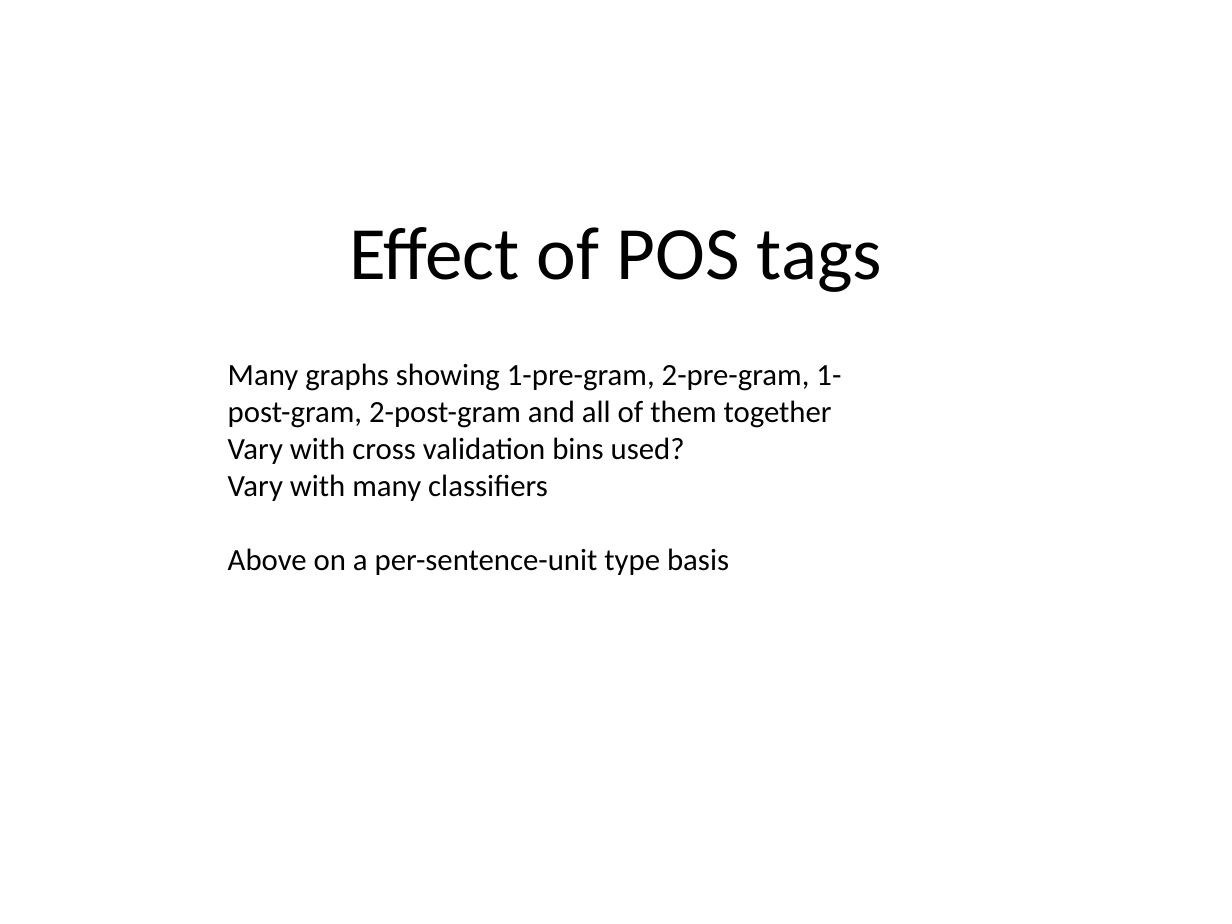
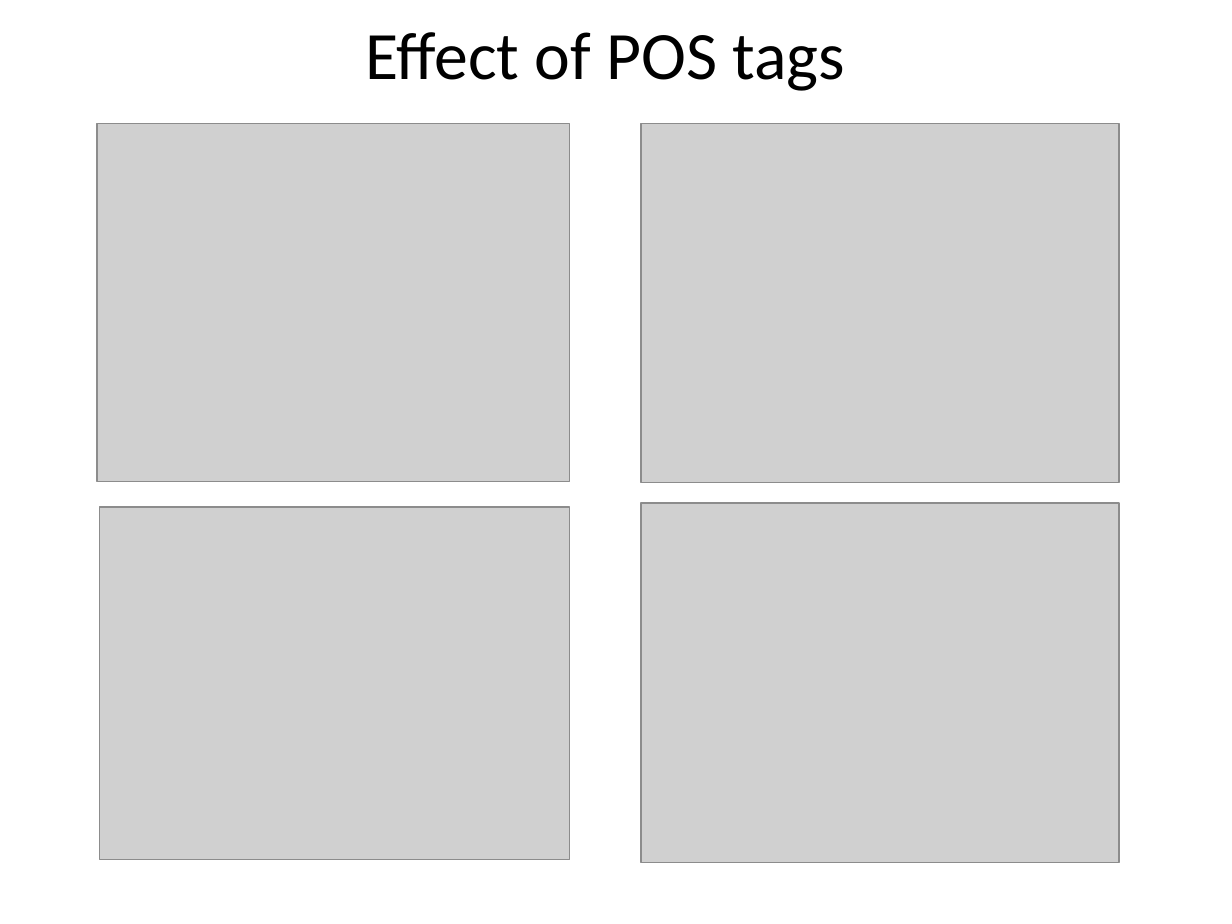
Before and after one commit to elingg/um-err-hmm, a slide deck: slide 4 of Poster.pptx (slide 5 before the commit). Drawn at 1232x924 pixels with LibreOffice and Linux fonts; fonts in the diff are those of the drawing; grey boxes stand for pictures. Boxes give left, top, right and bottom in pixels: in the first picture for what was removed or moved away, otherwise in the second. Text is boxed around its words. In the diff, an @@ line names an element or a change of style, - is before the commit and + after.

```diff
--- a/Poster.pptx
+++ b/Poster.pptx
@@ title "Effect of POS tags": place and size @@
-title "Effect of POS tags" at bbox=[349, 227, 882, 292]
+title "Effect of POS tags" at bbox=[366, 32, 846, 91]
@@ title "Effect of POS tags" at bbox=[366, 32, 846, 91]: size 44 to 39.6 pt @@
@@ picture added at bbox=[97, 123, 569, 482] @@
@@ picture added at bbox=[641, 123, 1119, 483] @@
@@ text removed at bbox=[228, 363, 841, 575] @@
-Many graphs showing 1-pre-gram, 2-pre-gram, 1-post-gram, 2-post-gram and all of them together
-Vary with cross validation bins used?
-Vary with many classifiers
-Above on a per-sentence-unit type basis
@@ picture added at bbox=[100, 508, 569, 860] @@
@@ picture added at bbox=[641, 503, 1119, 862] @@
```
Also in this commit, not shown: 2 other slides changed, 1 slide removed, 4 other files.
